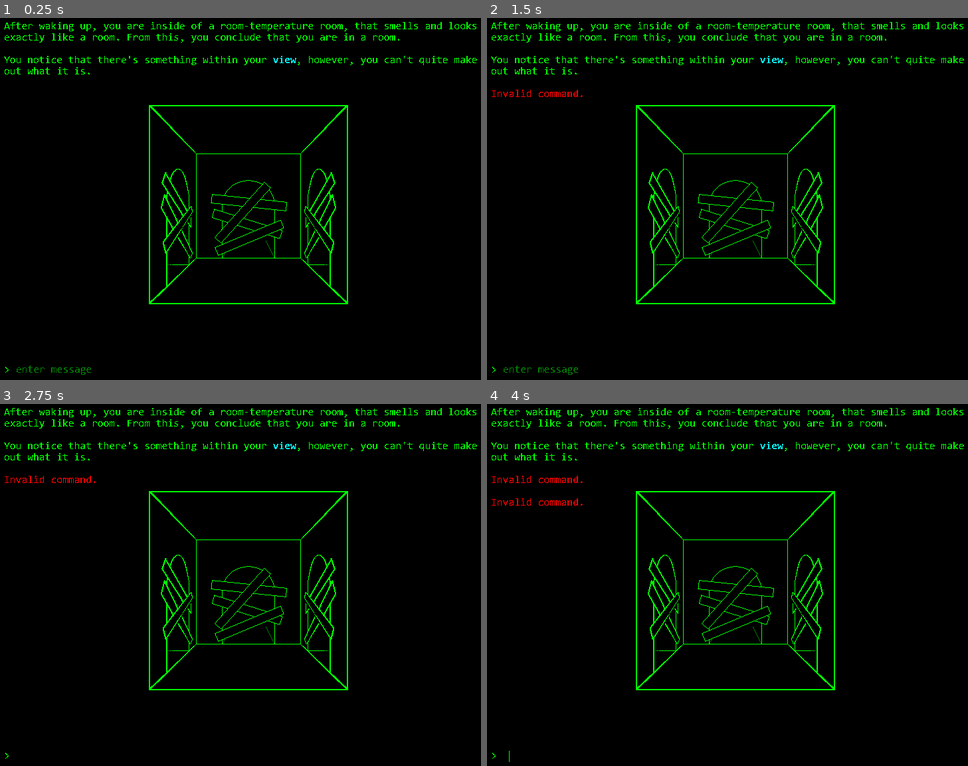
Above: before the commit, frames 1-4 (two rows, left to right).
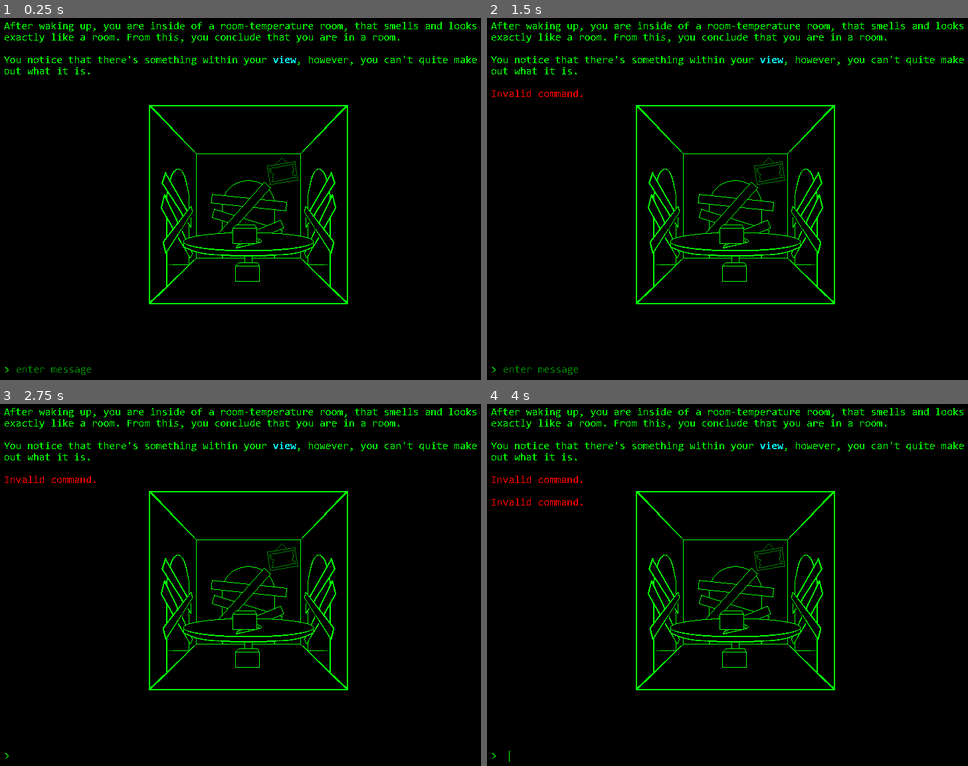
Above: after the commit, the same moments.

Repository: fidgetplayz48/textadventuregamejam
Game: Godot game, scene res://scenes/main.tscn
Two runs of this game, one before a commit and one after it. Both use one fixed random seed, a clock stepped at 60 frames per second and the inputs below.
Inputs (mouse positions are in pixels of both pictures, inside the frame that each line leads up to):
- Up to frame 1 (0.25 s): no input
- Up to frame 2 (1.5 s): click (741, 369) at 0.52 s; type "12" at 0.6 s; tap Enter at 1.25 s
- Up to frame 3 (2.75 s): tap Space at 2 s
- Up to frame 4 (4 s): tap Enter at 2.75 s; tap Space at 3.5 s

The runs differ from the first frame. In frame 1, 0.5% of the frame differs, in the area x 38-66%, y 38-73%; in frame 2, 0.5%; in frame 3, 0.5%; in frame 4, 0.5%.
Error before the commit: Invalid access to property or key 'map' on a base object of type 'Nil'. (res://scripts/view.gd:6)
Error after the commit: Invalid access to property or key 'map' on a base object of type 'Nil'. (res://scripts/view.gd:9)

Commit message:
(UNSTABLE)

Diff:
--- a/branches/ambience_system.gd
+++ b/branches/ambience_system.gd
@@ -1,11 +1,10 @@
 extends AudioStreamPlayer
 
+@export_range(0.01,1.0) var distIntensity := 0.1 ##the closer this value is to 1, the less it distorts.
 
-# Called when the node enters the scene tree for the first time.
-func _ready() -> void:
-	pass # Replace with function body.
-
-
-# Called every frame. 'delta' is the elapsed time since the previous frame.
 func _process(delta: float) -> void:
-	pass
+	if !playing:
+		return
+	var zzz = (Time.get_ticks_msec()*0.2*delta)
+	var distortion = abs((sin(zzz)*(0.258*sin(zzz*2.7))+cos(zzz)**2+1)*1.4*sin(zzz*0.277))
+	$".".pitch_scale = lerp(distortion+0.1, 1.0, distIntensity)
--- a/branches/ambience_system.tscn
+++ b/branches/ambience_system.tscn
@@ -3,4 +3,6 @@
 [ext_resource type="Script" path="res://branches/ambience_system.gd" id="1_bot75"]
 
 [node name="ambienceSystem" type="AudioStreamPlayer"]
+pitch_scale = 1.72266
 script = ExtResource("1_bot75")
+distIntensity = null
--- a/scenes/main.tscn
+++ b/scenes/main.tscn
@@ -6,6 +6,7 @@
 [ext_resource type="PackedScene" uid="uid://b7s1i4endmi6n" path="res://branches/textdisplay.tscn" id="3_nyod6"]
 [ext_resource type="PackedScene" uid="uid://dj1cujif0q7q1" path="res://branches/general_sound_player.tscn" id="4_wj2c3"]
 [ext_resource type="PackedScene" uid="uid://bxd5yeylygfi1" path="res://branches/ambience_system.tscn" id="5_j2p38"]
+[ext_resource type="AudioStream" uid="uid://dx0w1l4cy4ur" path="res://ambience/fadingscary.wav" id="7_866fl"]
 [ext_resource type="PackedScene" uid="uid://ne0pbb38pi0m" path="res://scenes/view.tscn" id="7_vaxok"]
 
 [node name="textadventure" type="Node2D"]
@@ -25,6 +26,11 @@
 mix_target = 2
 
 [node name="ambienceSystem" parent="." instance=ExtResource("5_j2p38")]
+stream = ExtResource("7_866fl")
+pitch_scale = 1.90064
+autoplay = true
+mix_target = 2
+distIntensity = 0.01
 
 [node name="view" parent="." instance=ExtResource("7_vaxok")]
 position = Vector2(400, 300)
--- a/scenes/view.tscn
+++ b/scenes/view.tscn
@@ -8,6 +8,11 @@
 [ext_resource type="Texture2D" uid="uid://bq85kmks6hecl" path="res://graphics/barricadeR.png" id="6_7efqj"]
 [ext_resource type="Texture2D" uid="uid://cefcgsw1levlo" path="res://graphics/doorF.png" id="7_b0gl4"]
 [ext_resource type="Texture2D" uid="uid://cy8gmbuqcgwv5" path="res://graphics/barricadeF.png" id="8_2iv2s"]
+[ext_resource type="Texture2D" uid="uid://dts4bwwiyuivi" path="res://graphics/table.png" id="9_5j1eb"]
+[ext_resource type="Texture2D" uid="uid://brelk711xph6i" path="res://graphics/pizza.png" id="10_p6ar0"]
+[ext_resource type="Texture2D" uid="uid://duxrk4j50scd3" path="res://graphics/box.png" id="11_aysew"]
+[ext_resource type="Texture2D" uid="uid://btcqncds44jx0" path="res://graphics/boxFloor.png" id="12_41u6k"]
+[ext_resource type="Texture2D" uid="uid://bfqnf5xmob4qs" path="res://graphics/sign.png" id="13_oulei"]
 
 [node name="view" type="Node2D"]
 script = ExtResource("1_gsi74")
@@ -33,4 +38,19 @@
 [node name="barricadeF" type="Sprite2D" parent="doorF"]
 texture = ExtResource("8_2iv2s")
 
+[node name="table" type="Sprite2D" parent="."]
+texture = ExtResource("9_5j1eb")
+
+[node name="pizza" type="Sprite2D" parent="."]
+texture = ExtResource("10_p6ar0")
+
+[node name="box" type="Sprite2D" parent="."]
+texture = ExtResource("11_aysew")
+
+[node name="boxFloor" type="Sprite2D" parent="."]
+texture = ExtResource("12_41u6k")
+
+[node name="sign" type="Sprite2D" parent="."]
+texture = ExtResource("13_oulei")
+
 [connection signal="visibility_changed" from="." to="." method="_on_visibility_changed"]
--- a/scripts/view.gd
+++ b/scripts/view.gd
@@ -3,4 +3,7 @@
 @onready var mainNode = $".."
 
 func _on_visibility_changed() -> void:
+	_update()
+
+func _update():
 	mainNode.map[mainNode.playerLoc[1]][mainNode.playerLoc[0]]["objects"]
Not shown, changed: ambience/fadingscary.wav.import
Not shown: 1 places in scenes/main.tscn that only renumber resources
Not shown: 1 places in scenes/view.tscn that only renumber resources
